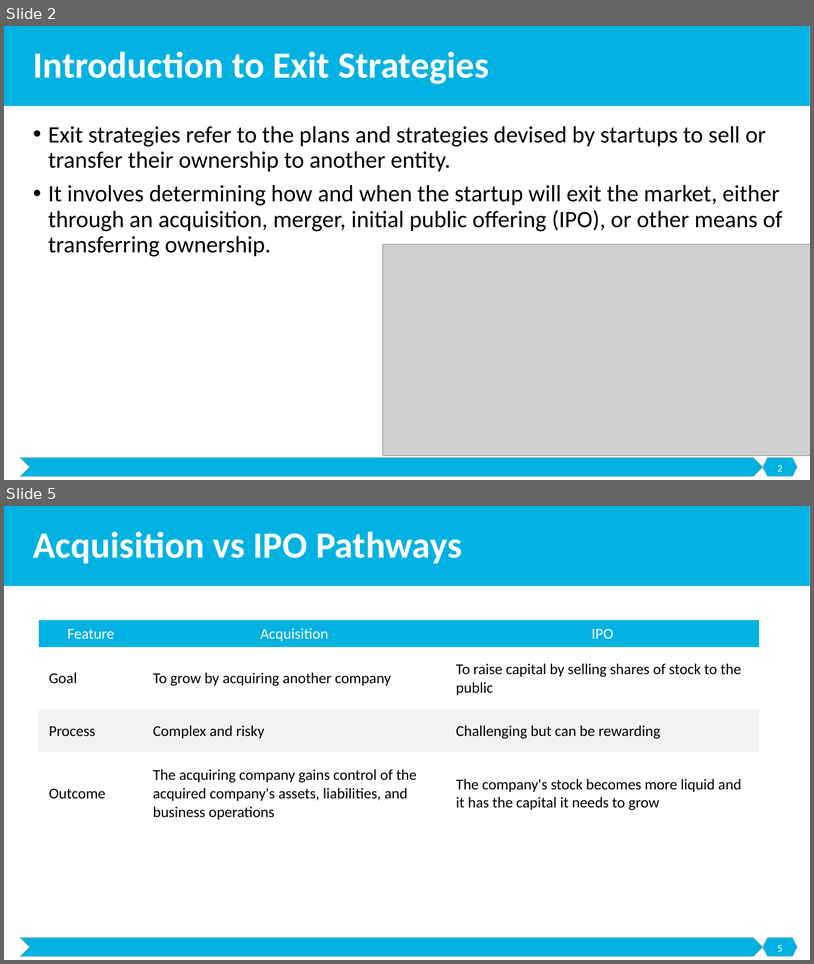
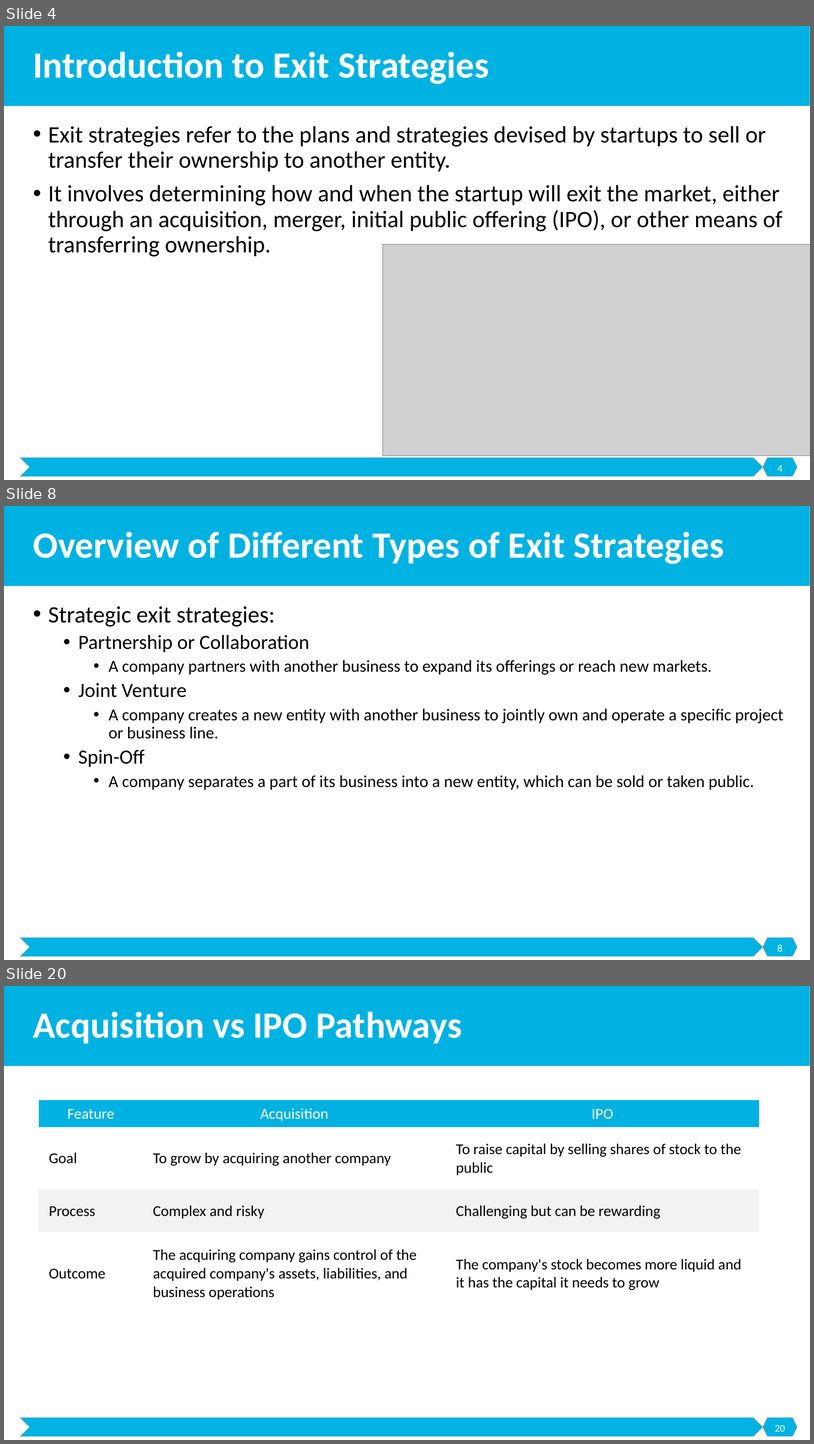
Before and after one commit to malenezi/malenezi, a slide deck: SE495/Lectures/8-Exit Strategies/Exit Strategies.pptx. Shown one above the other, each under a label of ours: slides 2 and 5 before the commit, slides 4, 8 and 20 after it; the slides between them are not shown. The pictures are 814x964 and 814x1444 pixels, drawn with LibreOffice and Linux fonts; fonts in the diff are those of the drawing; grey boxes stand for pictures. Boxes give left, top, right and bottom in pixels: in the first picture for what was removed or moved away, otherwise in the second. Text is boxed around its words. In the diff, an @@ line names an element or a change of style, - is before the commit and + after.

```diff
--- a/SE495/Lectures/8-Exit Strategies/Exit Strategies.pptx
+++ b/SE495/Lectures/8-Exit Strategies/Exit Strategies.pptx
@@ slide 8 added at bbox=[4, 506, 810, 960], background #FFFFFF; not listed: 3 template elements that a slide beside it also shows @@
@@ title added at bbox=[33, 531, 725, 564], 44 pt, text #FFFFFF, bold @@
+Overview of Different Types of Exit Strategies
@@ text added at bbox=[48, 606, 784, 790], 20 pt, text #000000 @@
+• Strategic exit strategies:
+  • Partnership or Collaboration
+    • A company partners with another business to expand its offerings or reach new markets.
+  • Joint Venture
+    • A company creates a new entity with another business to jointly own and operate a specific project or business line.
+  • Spin-Off
+    • A company separates a part of its business into a new entity, which can be sold or taken public.
@@ page number added at bbox=[778, 944, 783, 951], 12 pt, text #FFFFFF @@
+8
@@ what was slide 2 is now slide 4 @@
@@ page number at bbox=[778, 465, 783, 471]: text changed @@
-2
+4
@@ what was slide 5 is now slide 20 @@
@@ page number at bbox=[775, 1425, 785, 1431]: text changed @@
-5
+20
```
Also in this commit, not shown: 3 slides changed, 39 other slides added, 5 other files.
